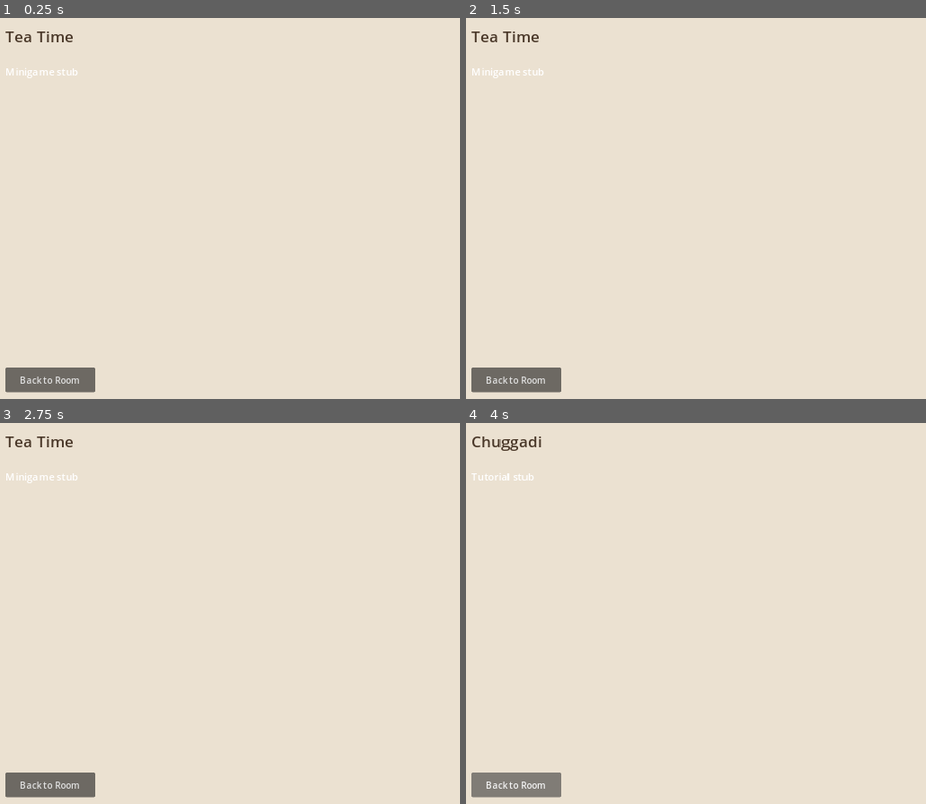
Above: before the commit, frames 1-4 (two rows, left to right).
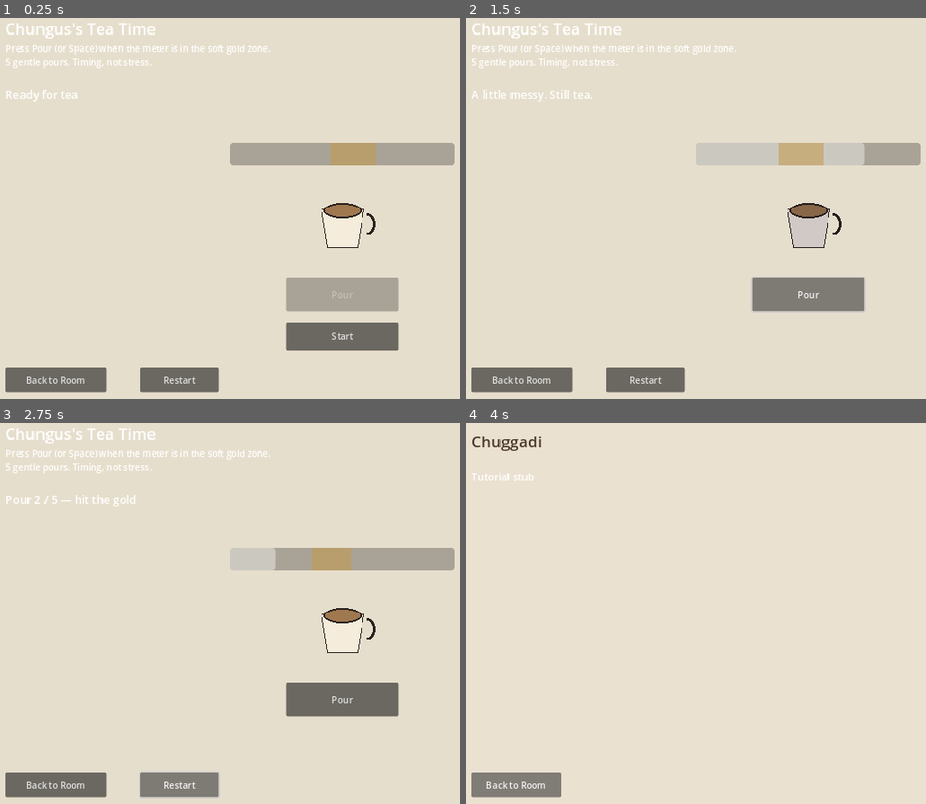
Above: after the commit, the same moments.

Repository: jxav22/baga-and-friends
Game: Godot game, scene res://scenes/TeaTime.tscn
Two runs of this game, one before a commit and one after it. Both use one fixed random seed, a clock stepped at 60 frames per second and the inputs below. This scene is started directly instead of the project's main scene.
Inputs (mouse positions are in pixels of both pictures, inside the frame that each line leads up to):
- Up to frame 1 (0.25 s): no input
- Up to frame 2 (1.5 s): click (645, 379) at 0.5 s, where only the run after the commit has a clickable "Restart"; click (806, 296) at 1.25 s, where only the run after the commit has a clickable "Pour"
- Up to frame 3 (2.75 s): click (179, 784) at 2 s, where only the run after the commit has a clickable "Restart"
- Up to frame 4 (4 s): click (645, 784) at 2.75 s, where only the run after the commit has a clickable "Restart"; click "Back to Room" at 3.5 s

The runs differ from the first frame. In frame 1, 9.8% of the frame differs, in the area x 1-99%, y 1-99%; in frame 2, 8.8%; in frame 3, 8.2%; in frame 4, nothing differs.

Commit message:
worker/tea-time: playable slice
Co-authored-by: Jason <jasxavier7@gmail.com>

Diff:
--- a/scenes/TeaTime.tscn
+++ b/scenes/TeaTime.tscn
@@ -1,14 +1,13 @@
-[gd_scene load_steps=2 format=3]
+[gd_scene load_steps=3 format=3]
 
 [ext_resource type="Script" path="res://scripts/minigames/tea/TeaTime.gd" id="1"]
+[ext_resource type="Texture2D" path="res://assets/shared/teacup.png" id="2"]
 
 [node name="TeaTime" type="Control"]
 layout_mode = 3
 anchors_preset = 15
 anchor_right = 1.0
 anchor_bottom = 1.0
-grow_horizontal = 2
-grow_vertical = 2
 script = ExtResource("1")
 
 [node name="Bg" type="ColorRect" parent="."]
@@ -16,31 +15,105 @@
 anchors_preset = 15
 anchor_right = 1.0
 anchor_bottom = 1.0
-color = Color(0.92, 0.88, 0.82, 1)
+color = Color(0.90, 0.87, 0.80, 1)
 
 [node name="Title" type="Label" parent="."]
 layout_mode = 0
 offset_left = 40.0
-offset_top = 30.0
-offset_right = 800.0
-offset_bottom = 80.0
+offset_top = 16.0
+offset_right = 600.0
+offset_bottom = 56.0
 theme_override_font_sizes/font_size = 28
-theme_override_colors/font_color = Color(0.29, 0.22, 0.16, 1)
-text = "Tea Time"
+text = "Chungus's Tea Time"
 
-[node name="Body" type="Label" parent="."]
+[node name="Instructions" type="Label" parent="."]
 layout_mode = 0
 offset_left = 40.0
-offset_top = 100.0
+offset_top = 60.0
 offset_right = 900.0
-offset_bottom = 200.0
-theme_override_font_sizes/font_size = 18
-text = "Minigame stub"
+offset_bottom = 120.0
+autowrap_mode = 3
+text = "Instructions"
+
+[node name="Status" type="Label" parent="."]
+layout_mode = 0
+offset_left = 40.0
+offset_top = 140.0
+offset_right = 700.0
+offset_bottom = 180.0
+theme_override_font_sizes/font_size = 20
+text = "Ready for tea"
+
+[node name="Meter" type="ProgressBar" parent="."]
+layout_mode = 0
+offset_left = 440.0
+offset_top = 240.0
+offset_right = 840.0
+offset_bottom = 280.0
+max_value = 100.0
+show_percentage = false
+
+[node name="SweetZone" type="ColorRect" parent="Meter"]
+layout_mode = 0
+offset_left = 180.0
+offset_top = 0.0
+offset_right = 260.0
+offset_bottom = 40.0
+color = Color(0.77, 0.60, 0.29, 0.55)
+
+[node name="Cup" type="TextureRect" parent="."]
+layout_mode = 0
+offset_left = 580.0
+offset_top = 320.0
+offset_right = 700.0
+offset_bottom = 440.0
+texture = ExtResource("2")
+expand_mode = 1
+stretch_mode = 5
+
+[node name="PourButton" type="Button" parent="."]
+layout_mode = 0
+offset_left = 540.0
+offset_top = 480.0
+offset_right = 740.0
+offset_bottom = 540.0
+disabled = true
+text = "Pour"
+
+[node name="StartButton" type="Button" parent="."]
+layout_mode = 0
+offset_left = 540.0
+offset_top = 560.0
+offset_right = 740.0
+offset_bottom = 610.0
+text = "Start"
+
+[node name="RestartButton" type="Button" parent="."]
+layout_mode = 0
+offset_left = 280.0
+offset_top = 640.0
+offset_right = 420.0
+offset_bottom = 684.0
+text = "Restart"
 
 [node name="BackButton" type="Button" parent="."]
 layout_mode = 0
 offset_left = 40.0
 offset_top = 640.0
-offset_right = 200.0
+offset_right = 220.0
 offset_bottom = 684.0
 text = "Back to Room"
+
+[node name="ResultPanel" type="PanelContainer" parent="."]
+visible = false
+layout_mode = 0
+offset_left = 440.0
+offset_top = 200.0
+offset_right = 840.0
+offset_bottom = 320.0
+
+[node name="Result" type="Label" parent="ResultPanel"]
+layout_mode = 2
+theme_override_font_sizes/font_size = 20
+horizontal_alignment = 1
+text = "Done"
--- a/scripts/minigames/tea/TeaTime.gd
+++ b/scripts/minigames/tea/TeaTime.gd
@@ -1,8 +1,123 @@
 extends Control
-## Stub — filled by parallel worker slice.
+## Chungus's Tea Time — one-button timing pour rounds.
+
+const ROUNDS := 5
+
+@onready var meter: ProgressBar = $Meter
+@onready var sweet_zone: ColorRect = $Meter/SweetZone
+@onready var status: Label = $Status
+@onready var instructions: Label = $Instructions
+@onready var result_panel: PanelContainer = $ResultPanel
+@onready var result: Label = $ResultPanel/Result
+@onready var cup: TextureRect = $Cup
+
+var _playing := false
+var _round := 0
+var _score := 0
+var _t := 0.0
+var _speed := 1.2
+var _zone_start := 0.45
+var _zone_end := 0.65
+var _awarded := false
+var _waiting_pour := false
 
 
 func _ready() -> void:
-	var btn := get_node_or_null("BackButton")
-	if btn:
-		btn.pressed.connect(func() -> void: SceneRouter.go_room())
+	$BackButton.pressed.connect(func() -> void: SceneRouter.go_room())
+	$RestartButton.pressed.connect(_restart)
+	$StartButton.pressed.connect(_start)
+	$PourButton.pressed.connect(_pour)
+	result_panel.visible = false
+	instructions.text = "Press Pour (or Space) when the meter is in the soft gold zone.\n%d gentle pours. Timing, not stress." % ROUNDS
+	_reset()
+
+
+func _reset() -> void:
+	_round = 0
+	_score = 0
+	_awarded = false
+	meter.value = 0
+	status.text = "Ready for tea"
+	$PourButton.disabled = true
+
+
+func _start() -> void:
+	_restart()
+
+
+func _restart() -> void:
+	_reset()
+	_playing = true
+	_waiting_pour = true
+	result_panel.visible = false
+	$StartButton.visible = false
+	$PourButton.disabled = false
+	_next_round()
+	AudioManager.play_sfx("click")
+
+
+func _next_round() -> void:
+	_round += 1
+	if _round > ROUNDS:
+		_finish()
+		return
+	_t = 0.0
+	_speed = 1.0 + _round * 0.15
+	_zone_start = randf_range(0.35, 0.55)
+	_zone_end = minf(0.92, _zone_start + randf_range(0.14, 0.22))
+	_place_zone()
+	status.text = "Pour %d / %d — hit the gold" % [_round, ROUNDS]
+	_waiting_pour = true
+
+
+func _place_zone() -> void:
+	# Meter is 400px wide visually via anchors; approximate with offsets.
+	var width := 400.0
+	sweet_zone.offset_left = _zone_start * width
+	sweet_zone.offset_right = _zone_end * width
+
+
+func _process(delta: float) -> void:
+	if not _playing or not _waiting_pour:
+		return
+	_t += delta * _speed
+	var wave := absf(sin(_t))
+	meter.value = wave * 100.0
+	if Input.is_action_just_pressed("action_confirm"):
+		_pour()
+
+
+func _pour() -> void:
+	if not _playing or not _waiting_pour:
+		return
+	_waiting_pour = false
+	var v := meter.value / 100.0
+	var hit := v >= _zone_start and v <= _zone_end
+	AudioManager.play_sfx("pour")
+	if hit:
+		_score += 1
+		status.text = "Perfect pour."
+		cup.modulate = Color(1.0, 0.95, 0.7, 1.0)
+	else:
+		status.text = "A little messy. Still tea."
+		cup.modulate = Color(0.85, 0.85, 0.9, 1.0)
+	await get_tree().create_timer(0.55).timeout
+	cup.modulate = Color.WHITE
+	if _playing:
+		_next_round()
+
+
+func _finish() -> void:
+	_playing = false
+	$PourButton.disabled = true
+	var coins := 4 + _score * 3
+	if not _awarded:
+		GameState.award_coins(coins)
+		GameState.play_boost()
+		SaveManager.autosave()
+		_awarded = true
+		AudioManager.play_sfx("buy")
+	result_panel.visible = true
+	result.text = "Tea done. %d / %d good pours.\n+%d coins" % [_score, ROUNDS, coins]
+	$StartButton.visible = true
+	$StartButton.text = "Brew Again"
